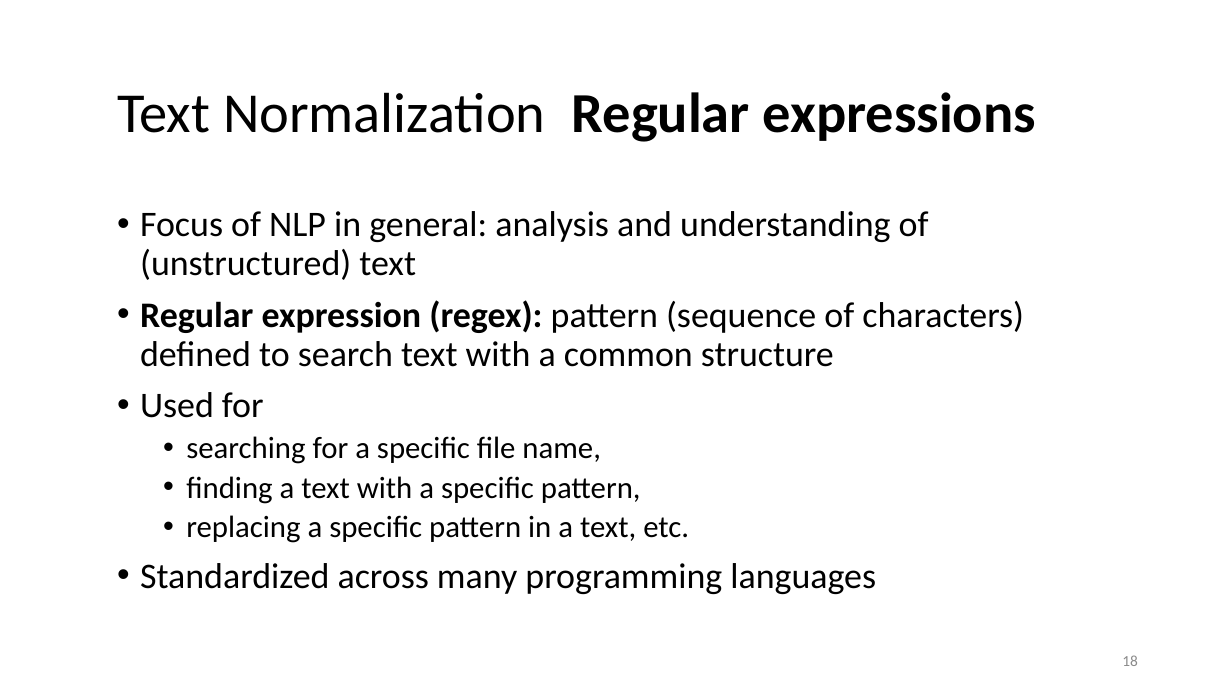
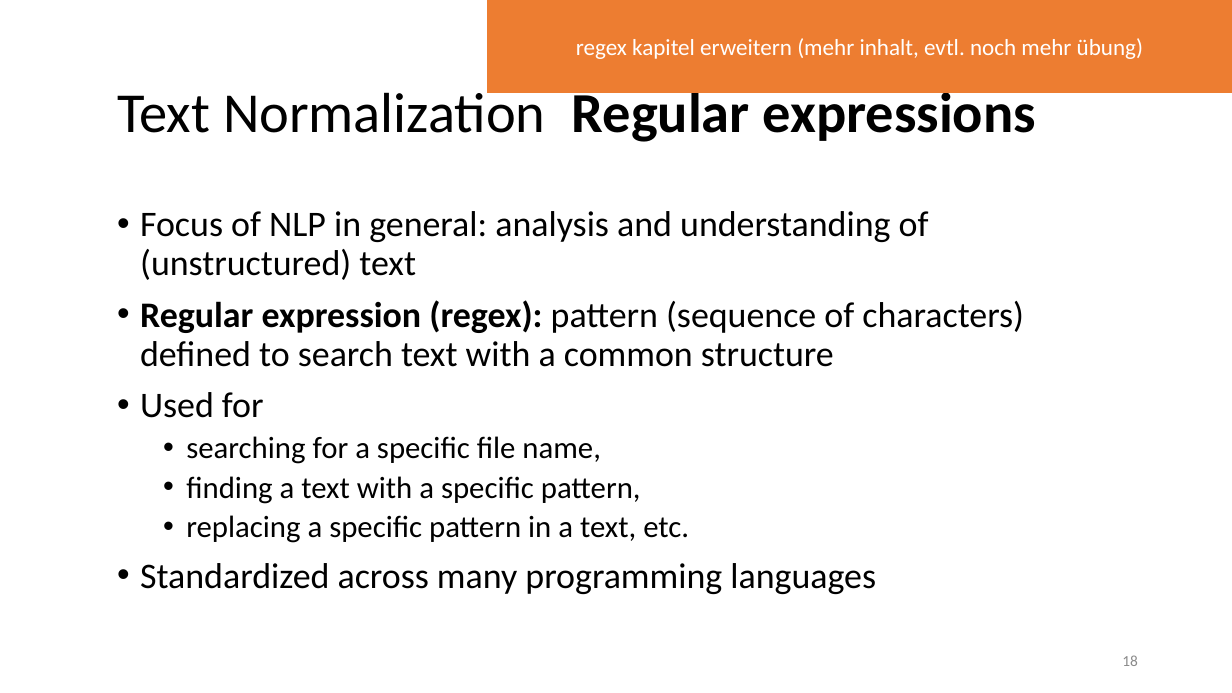
Before and after one commit to lisa-wm/consulting, a slide deck: slide 18 of 5_seminar/Contents_Part_02/slides/Präsentation_Teil2_Lisa.pptx. Drawn at 1232x693 pixels with LibreOffice and Linux fonts; fonts in the diff are those of the drawing. Boxes give left, top, right and bottom in pixels: in the first picture for what was removed or moved away, otherwise in the second. Text is boxed around its words. In the diff, an @@ line names an element or a change of style, - is before the commit and + after.

```diff
--- a/5_seminar/Contents_Part_02/slides/Präsentation_Teil2_Lisa.pptx
+++ b/5_seminar/Contents_Part_02/slides/Präsentation_Teil2_Lisa.pptx
@@ rectangle added at box(488, 0, 1232, 92), fill #ED7D31, outline #ED7D31 1 pt, 18 pt, text #FFFFFF @@
+regex kapitel erweitern (mehr inhalt, evtl. noch mehr übung)
```
Also in this commit, not shown: 2 other slides changed, 1 slide added.
